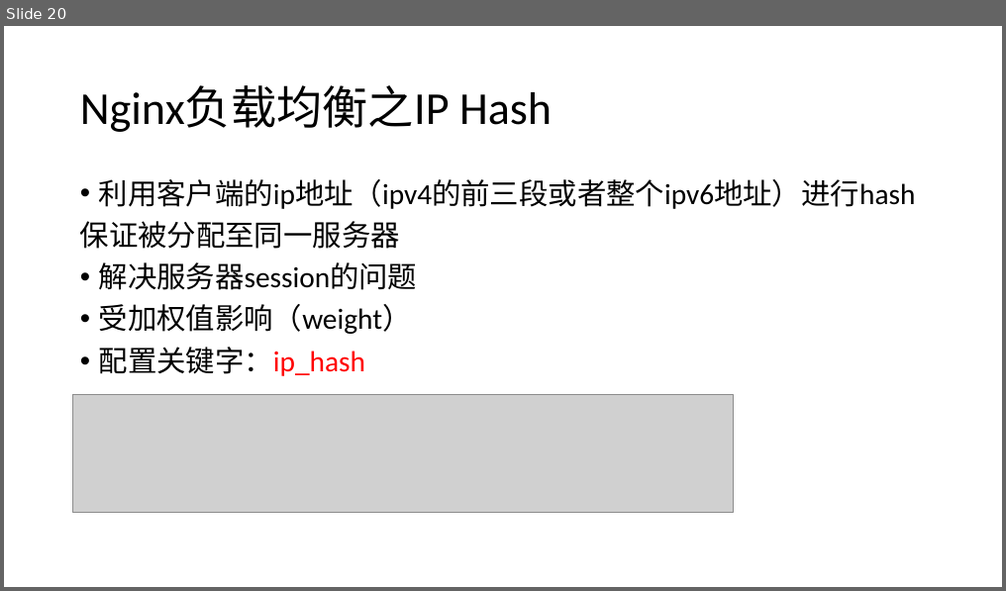
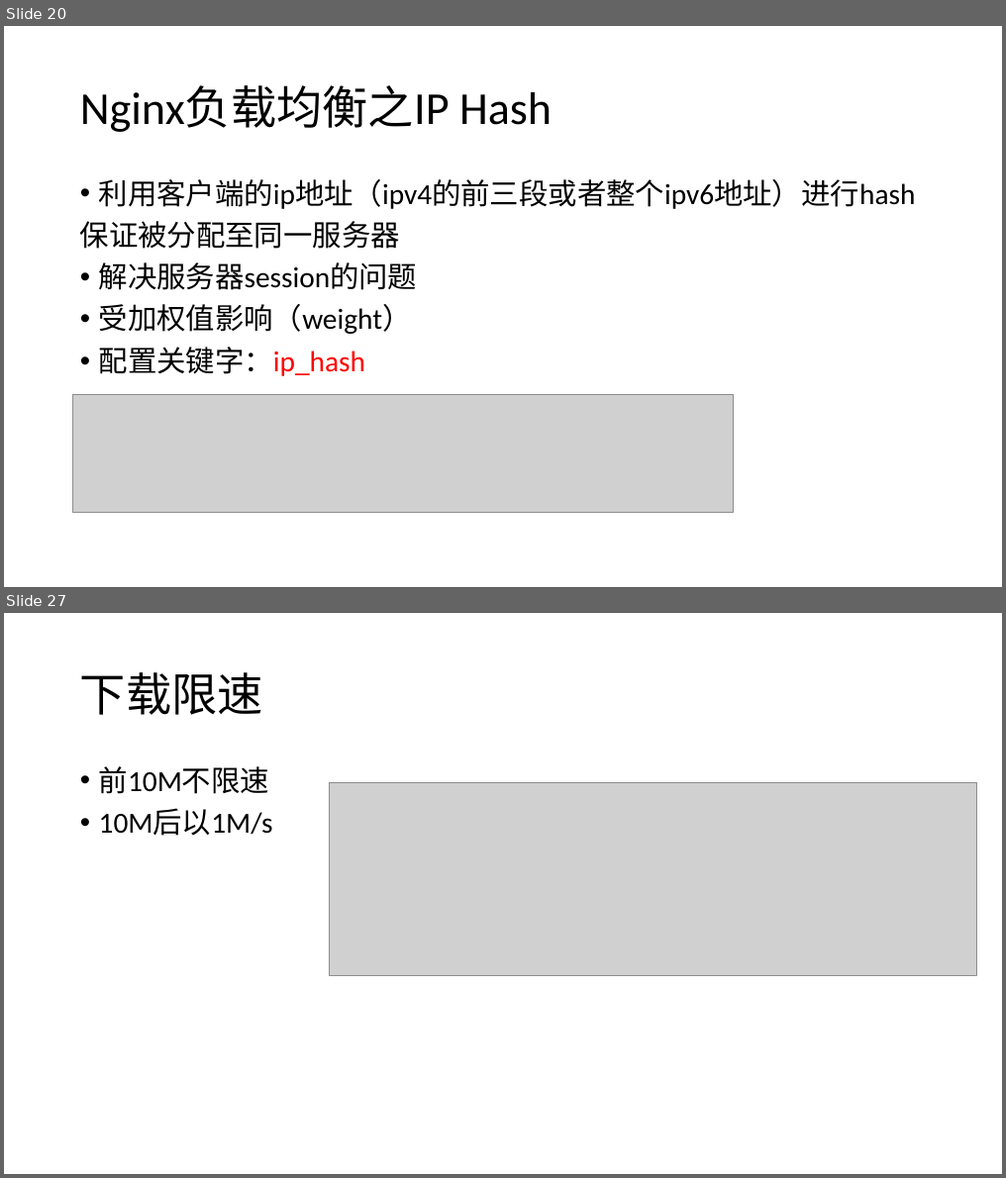
Before and after one commit to bold881/docs, a slide deck: nginx.pptx. Shown one above the other, each under a label of ours: slide 20 before the commit, slides 20 and 27 after it; the slides between them are not shown. The pictures are 1006x591 and 1006x1178 pixels, drawn with LibreOffice and Linux fonts; fonts in the diff are those of the drawing; grey boxes stand for pictures. Boxes give left, top, right and bottom in pixels: in the first picture for what was removed or moved away, otherwise in the second. Text is boxed around its words. In the diff, an @@ line names an element or a change of style, - is before the commit and + after.

```diff
--- a/nginx.pptx
+++ b/nginx.pptx
@@ slide 27 added at (4,613,1002,1174), background #FFFFFF @@
@@ title added at (80,672,263,715), 44 pt, text #000000 @@
+下载限速
@@ text added at (99,766,273,836), 28 pt, text #000000 @@
+• 前10M不限速
+• 10M后以1M/s
@@ picture added at (330,783,978,975) @@
```
Also in this commit, not shown: 1 slide changed, 8 other slides added.
